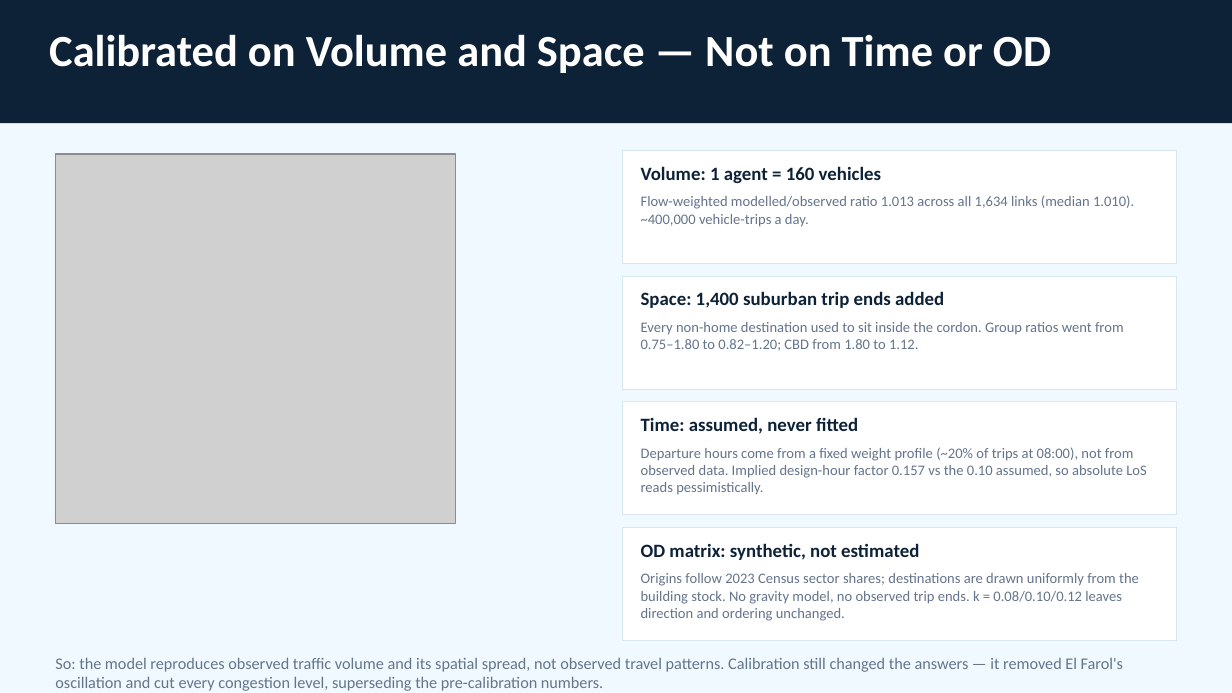
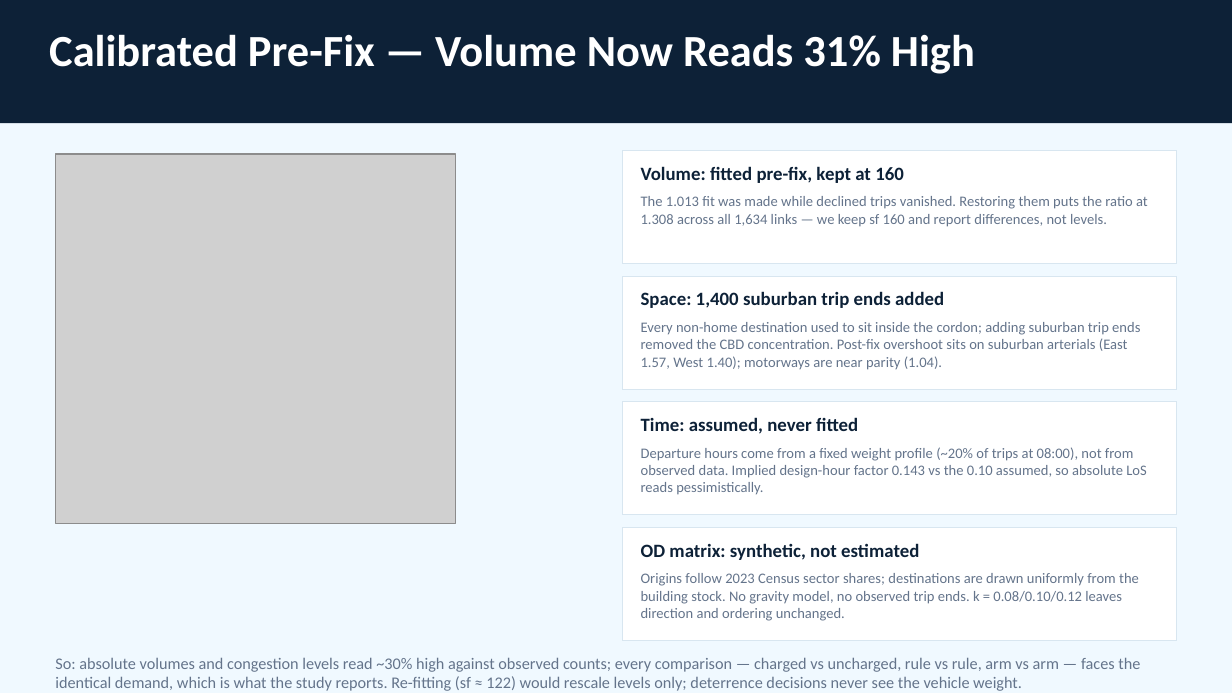
Before and after one commit to dataandcrowd/SSC2026, a slide deck: slide 6 of presentation/SSC2026_presentation.pptx. Drawn at 1232x693 pixels with LibreOffice and Linux fonts; fonts in the diff are those of the drawing; grey boxes stand for pictures. Boxes give left, top, right and bottom in pixels: in the first picture for what was removed or moved away, otherwise in the second. Text is boxed around its words. In the diff, an @@ line names an element or a change of style, - is before the commit and + after.

```diff
--- a/presentation/SSC2026_presentation.pptx
+++ b/presentation/SSC2026_presentation.pptx
@@ text at (x1=49, y1=34, x2=975, y2=74): text changed @@
-Calibrated on Volume and Space — Not on Time or OD
+Calibrated Pre-Fix — Volume Now Reads 31% High
@@ text at (x1=641, y1=166, x2=904, y2=183): text changed @@
-Volume: 1 agent = 160 vehicles
+Volume: fitted pre-fix, kept at 160
@@ text at (x1=641, y1=196, x2=1148, y2=227): text changed @@
-Flow-weighted modelled/observed ratio 1.013 across all 1,634 links (median 1.010). ~400,000 vehicle-trips a day.
+The 1.013 fit was made while declined trips vanished. Restoring them puts the ratio at 1.308 across all 1,634 links — we keep sf 160 and report differences, not levels.
@@ text at (x1=641, y1=322, x2=1140, y2=370): text changed @@
-Every non-home destination used to sit inside the cordon. Group ratios went from 0.75–1.80 to 0.82–1.20; CBD from 1.80 to 1.12.
+Every non-home destination used to sit inside the cordon; adding suburban trip ends removed the CBD concentration. Post-fix overshoot sits on suburban arterials (East 1.57, West 1.40); motorways are near parity (1.04).
@@ text at (x1=641, y1=447, x2=1146, y2=495): text changed @@
-Departure hours come from a fixed weight profile (~20% of trips at 08:00), not from observed data. Implied design-hour factor 0.157 vs the 0.10 assumed, so absolute LoS reads pessimistically.
+Departure hours come from a fixed weight profile (~20% of trips at 08:00), not from observed data. Implied design-hour factor 0.143 vs the 0.10 assumed, so absolute LoS reads pessimistically.
@@ text at (x1=55, y1=658, x2=1140, y2=691): text changed @@
-So: the model reproduces observed traffic volume and its spatial spread, not observed travel patterns. Calibration still changed the answers — it removed El Farol's oscillation and cut every congestion level, superseding the pre-calibration numbers.
+So: absolute volumes and congestion levels read ~30% high against observed counts; every comparison — charged vs uncharged, rule vs rule, arm vs arm — faces the identical demand, which is what the study reports. Re-fitting (sf ≈ 122) would rescale levels only; deterrence decisions never see the vehicle weight.
```
Also in this commit, not shown: 2 other slides changed, 13 other files.
